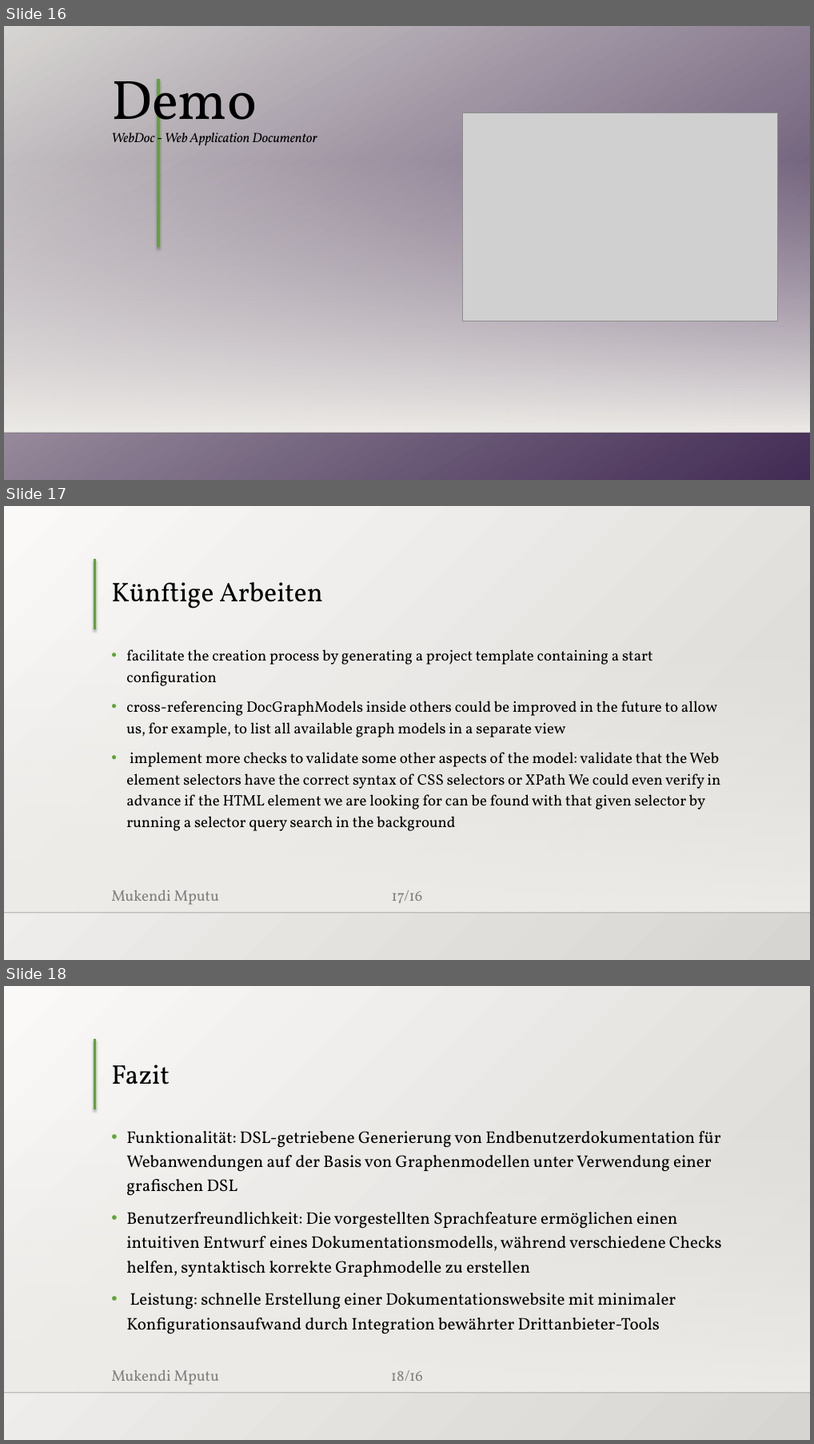
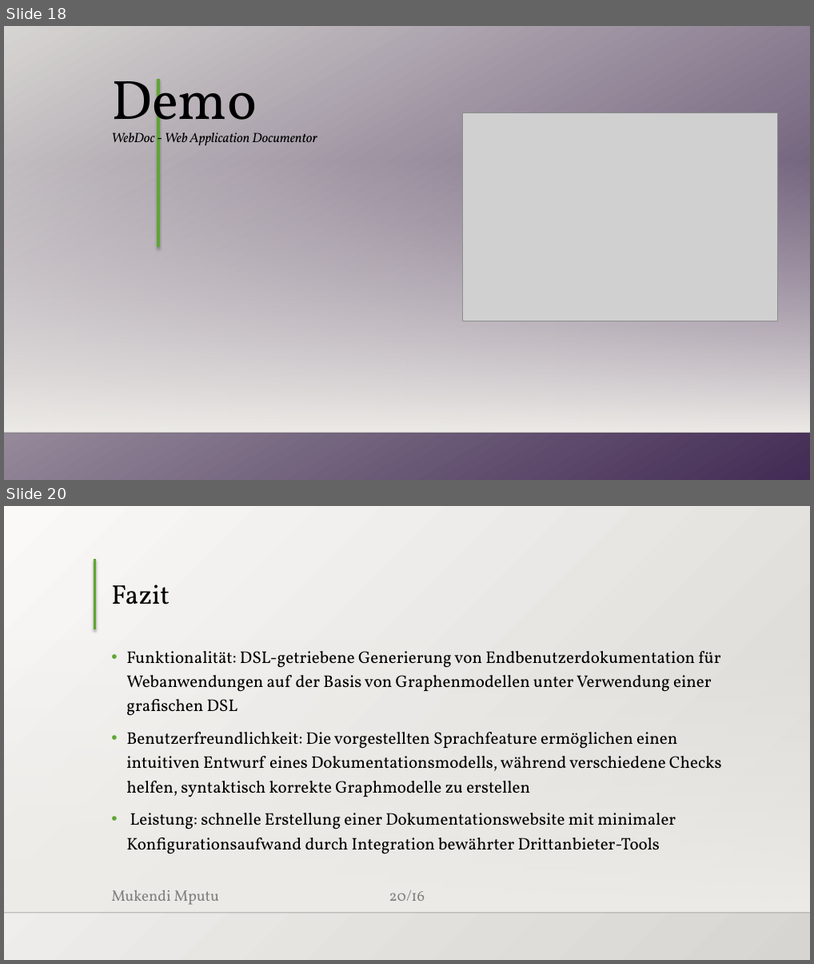
Before and after one commit to MukendiMputu/BachelorThesis, a slide deck: Abschlussvortrag.pptx. Shown one above the other, each under a label of ours: slides 16, 17 and 18 before the commit, slides 18 and 20 after it; the slides between them are not shown. The pictures are 814x1444 and 814x964 pixels, drawn with LibreOffice and Linux fonts; fonts in the diff are those of the drawing; grey boxes stand for pictures; background and template pictures are left out. Boxes give left, top, right and bottom in pixels: in the first picture for what was removed or moved away, otherwise in the second. Text is boxed around its words. In the diff, an @@ line names an element or a change of style, - is before the commit and + after.

Commit message:
submits third correction iteration :sparkle:

```diff
--- a/Abschlussvortrag.pptx
+++ b/Abschlussvortrag.pptx
@@ slide 17 removed at <box>4,506,810,960</box>, background gradient #FAFAF9 to #D7D5D2; not listed: 5 template elements that a slide beside it also shows @@
@@ title removed at <box>111,582,323,608</box> @@
-Künftige Arbeiten
@@ text removed at <box>126,649,721,831</box> @@
-• facilitate the creation process by generating a project template containing a start configuration
-• cross-referencing DocGraphModels inside others could be improved in the future to allow us, for example, to list all available graph models in a separate view
-• implement more checks to validate some other aspects of the model: validate that the Web element selectors have the correct syntax of CSS selectors or XPath We could even verify in advance if the HTML element we are looking for can be found with that given selector by running a selector query search in the background
@@ what was slide 16 is now slide 18 @@
@@ what was slide 18 is now slide 20 @@
@@ page number at <box>390,890,426,900</box>: text changed @@
-18/16
+20/16
```
Also in this commit, not shown: 1 slide changed, 3 slides added, 5 other files.
